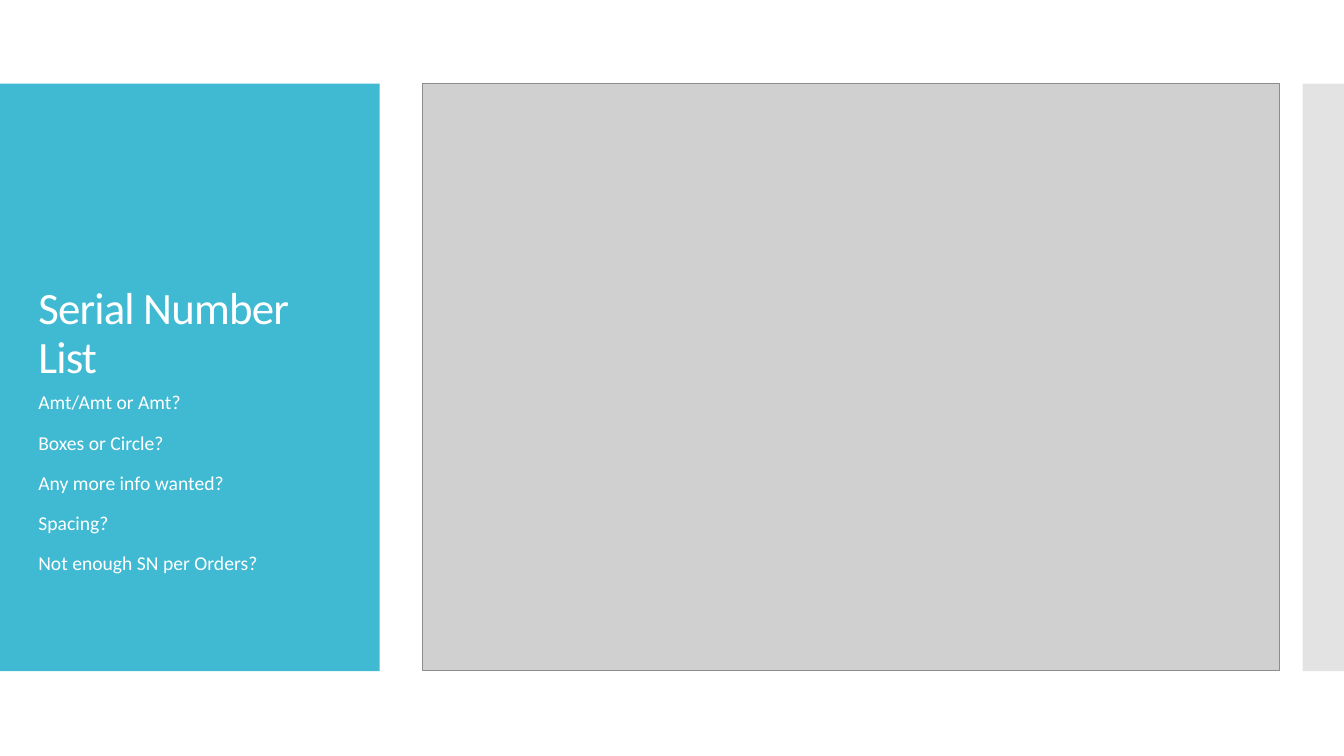
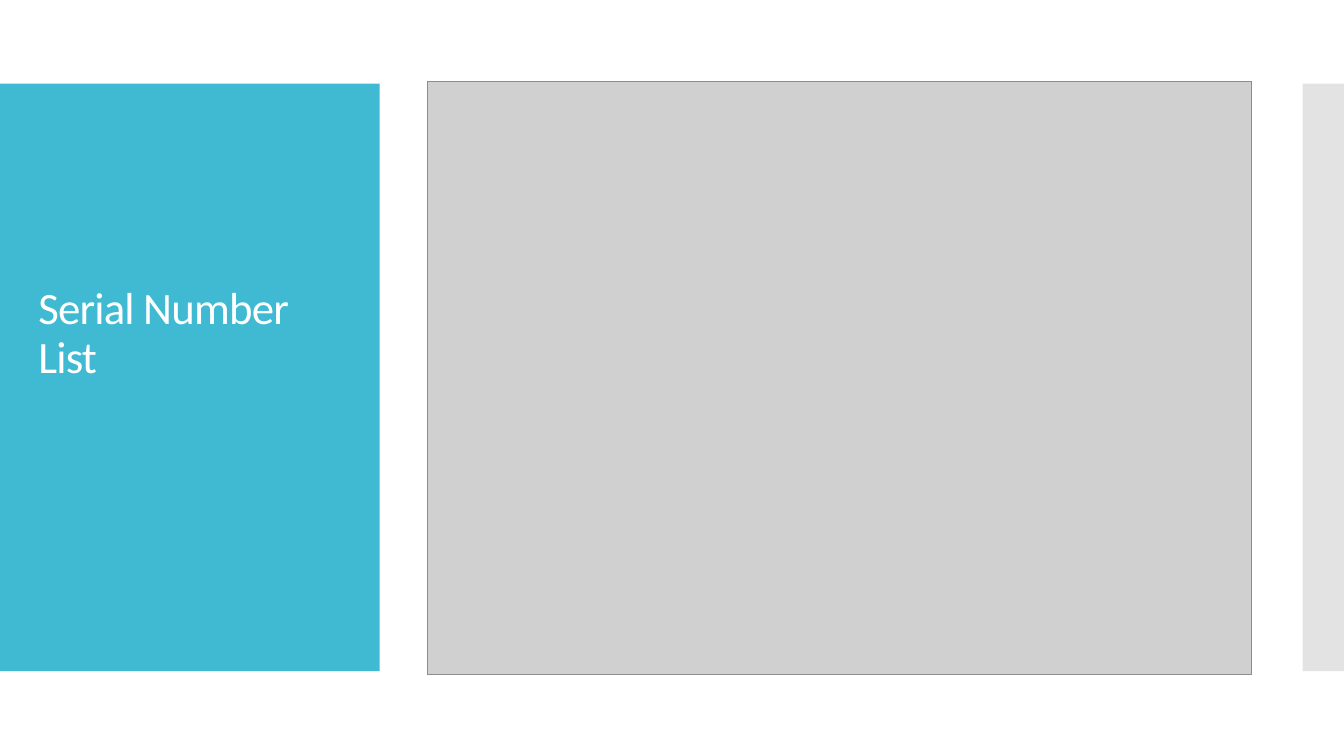
Before and after one commit to pixustechnologies/labelSerialNumberProject, a slide deck: slide 4 of LabelSerialNumberChangeProposal.pptx. Drawn at 1344x756 pixels with LibreOffice and Linux fonts; fonts in the diff are those of the drawing; grey boxes stand for pictures. Boxes give left, top, right and bottom in pixels: in the first picture for what was removed or moved away, otherwise in the second. Text is boxed around its words. In the diff, an @@ line names an element or a change of style, - is before the commit and + after.

```diff
--- a/LabelSerialNumberChangeProposal.pptx
+++ b/LabelSerialNumberChangeProposal.pptx
@@ picture: place and size @@
-picture at [423, 84, 1280, 671]
+picture at [427, 82, 1252, 675]
@@ text removed at [38, 395, 257, 574] @@
-Amt/Amt or Amt?
-Boxes or Circle?
-Any more info wanted?
-Spacing?
-Not enough SN per Orders?
```
Also in this commit, not shown: 5 other slides changed, 5 other files.
